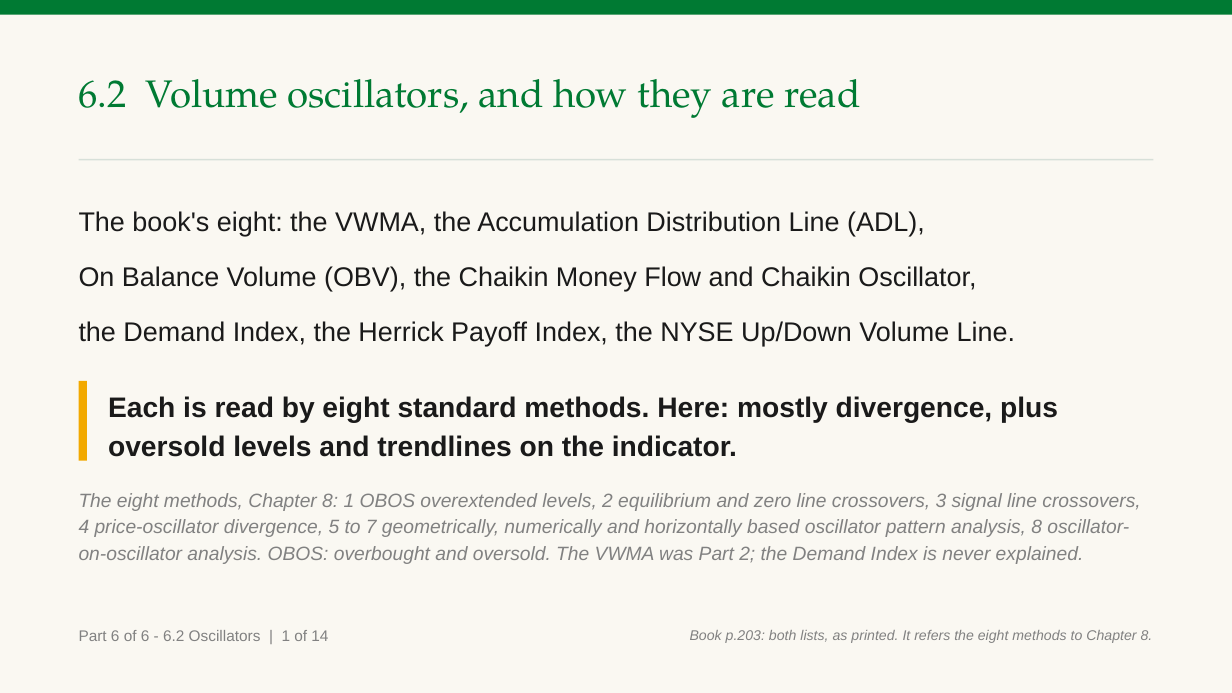
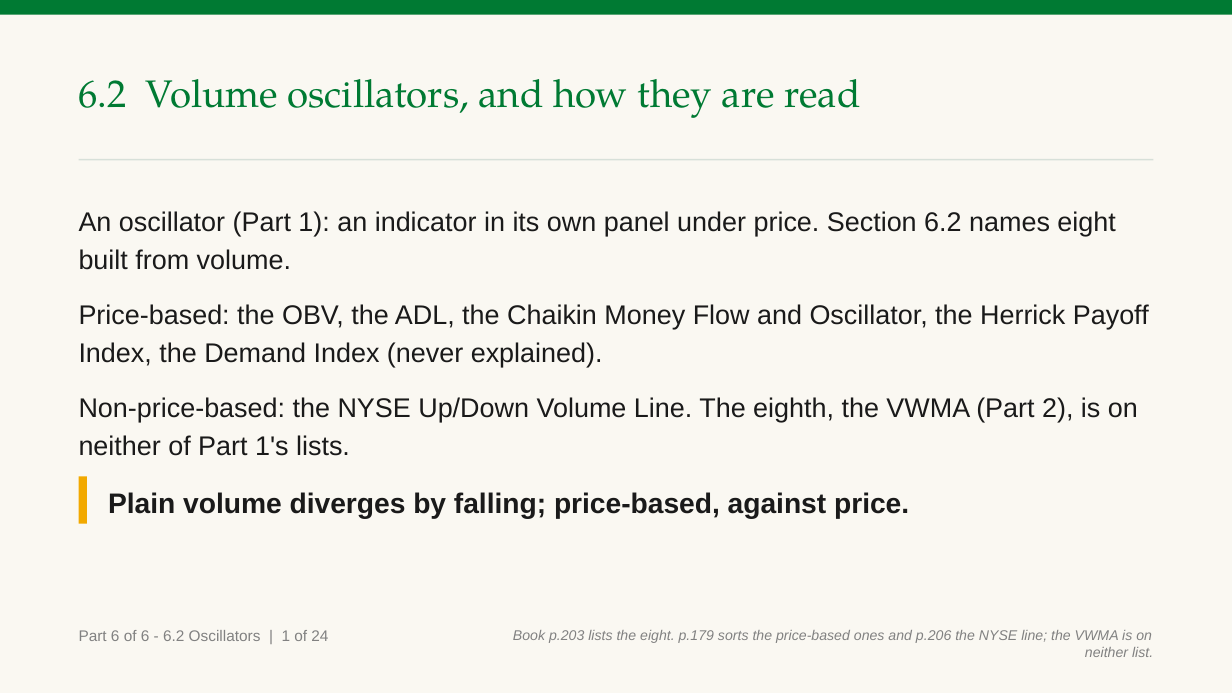
Before and after one commit to benjiesotelo-sudo/Telos_FIN1209, a slide deck: slide 140 of chapter-06/FIN1209-Chapter-06.pptx. Drawn at 1232x693 pixels with LibreOffice and Linux fonts; fonts in the diff are those of the drawing. Boxes give left, top, right and bottom in pixels: in the first picture for what was removed or moved away, otherwise in the second. Text is boxed around its words. In the diff, an @@ line names an element or a change of style, - is before the commit and + after.

```diff
--- a/chapter-06/FIN1209-Chapter-06.pptx
+++ b/chapter-06/FIN1209-Chapter-06.pptx
@@ text at [79, 211, 1149, 456]: text changed @@
-The book's eight: the VWMA, the Accumulation Distribution Line (ADL),
-On Balance Volume (OBV), the Chaikin Money Flow and Chaikin Oscillator,
-the Demand Index, the Herrick Payoff Index, the NYSE Up/Down Volume Line.
+An oscillator (Part 1): an indicator in its own panel under price. Section 6.2 names eight built from volume.
+Price-based: the OBV, the ADL, the Chaikin Money Flow and Oscillator, the Herrick Payoff Index, the Demand Index (never explained).
+Non-price-based: the NYSE Up/Down Volume Line. The eighth, the VWMA (Part 2), is on neither of Part 1's lists.
@@ rectangle: place and size @@
-rectangle at [79, 381, 87, 460]
+rectangle at [79, 476, 87, 523]
@@ text removed at [79, 493, 1140, 564] @@
-The eight methods, Chapter 8: 1 OBOS overextended levels, 2 equilibrium and zero line crossovers, 3 signal line crossovers, 4 price-oscillator divergence, 5 to 7 geometrically, numerically and horizontally based oscillator pattern analysis, 8 oscillator-on-oscillator analysis. OBOS: overbought and oversold. The VWMA was Part 2; the Demand Index is never explained.
@@ text at [108, 492, 909, 519]: text changed @@
-Each is read by eight standard methods. Here: mostly divergence, plus oversold levels and trendlines on the indicator.
+Plain volume diverges by falling; price-based, against price.
@@ text at [79, 630, 328, 641]: text changed @@
-Part 6 of 6 - 6.2 Oscillators | 1 of 14
+Part 6 of 6 - 6.2 Oscillators | 1 of 24
@@ text at [513, 630, 1153, 657]: text changed @@
-Book p.203: both lists, as printed. It refers the eight methods to Chapter 8.
+Book p.203 lists the eight. p.179 sorts the price-based ones and p.206 the NYSE line; the VWMA is on neither list.
```
Also in this commit, not shown: 16 other slides changed, 14 slides added, 3 other files.
